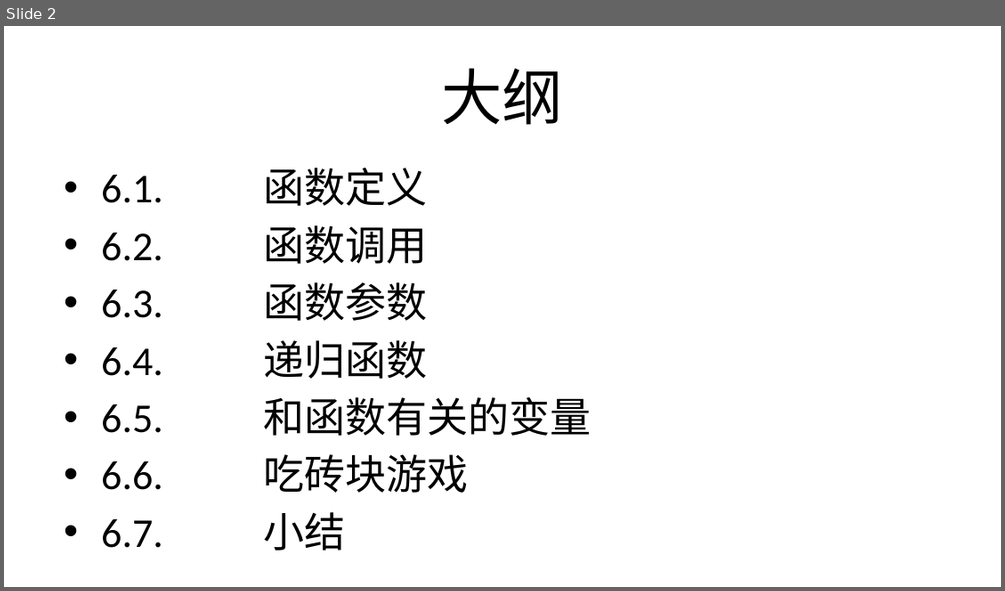
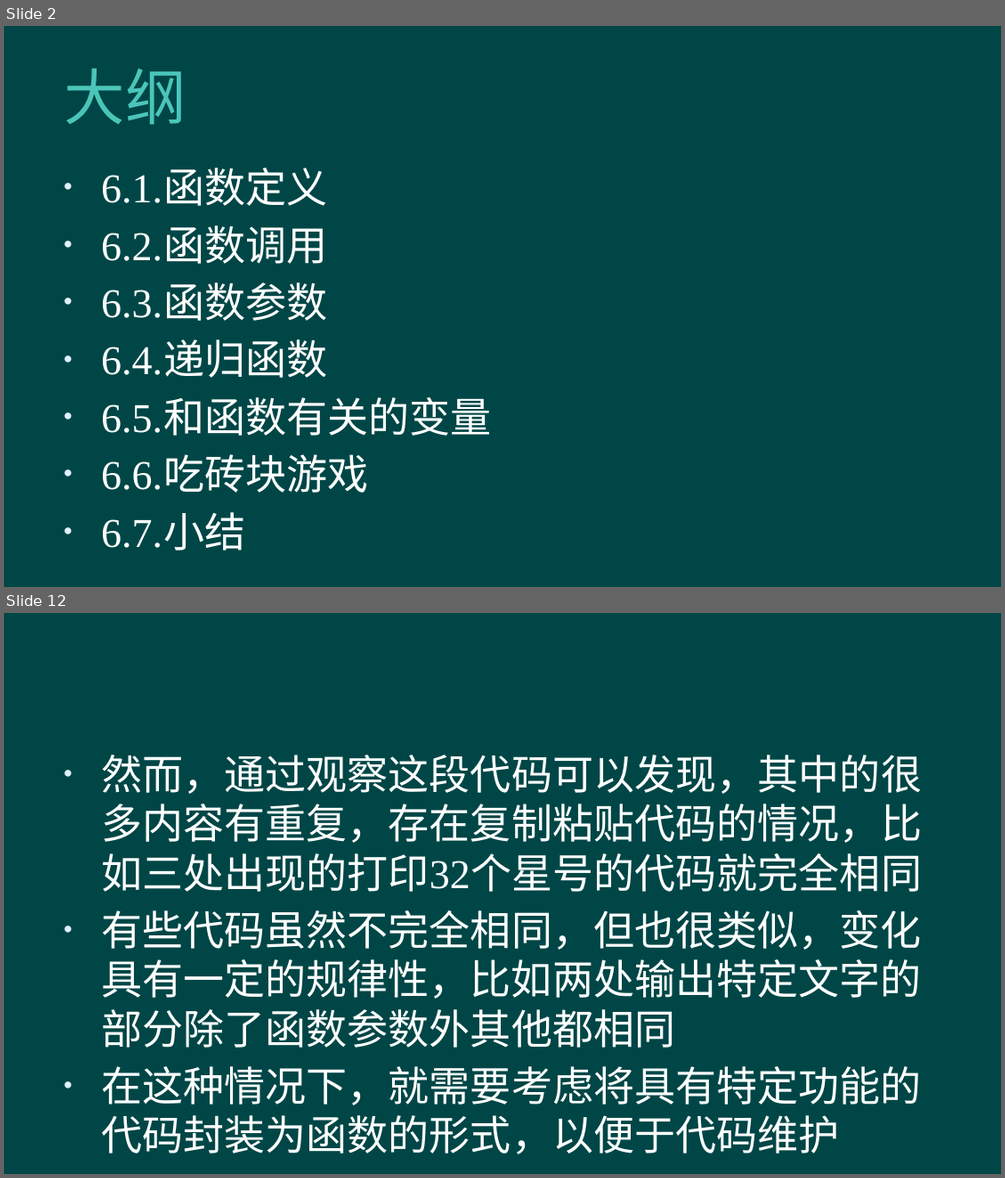
Before and after one commit to hanhonglei/Course_BasicGameProgramming, a slide deck: 第6章 函数及模块化程序设计/第6章 函数及模块化程序设计.pptx. Shown one above the other, each under a label of ours: slide 2 before the commit, slides 2 and 12 after it; the slides between them are not shown. The pictures are 1005x591 and 1005x1178 pixels, drawn with LibreOffice and Linux fonts; fonts in the diff are those of the drawing; background and template pictures are left out. Boxes give left, top, right and bottom in pixels: in the first picture for what was removed or moved away, otherwise in the second. Text is boxed around its words. In the diff, an @@ line names an element or a change of style, - is before the commit and + after.

```diff
--- a/第6章 函数及模块化程序设计/第6章 函数及模块化程序设计.pptx
+++ b/第6章 函数及模块化程序设计/第6章 函数及模块化程序设计.pptx
@@ slide 12 added at box(4, 613, 1001, 1174), background #004646 @@
@@ text added at box(101, 755, 922, 1154), 29.6 pt, text #FFFFFF @@
+• 然而，通过观察这段代码可以发现，其中的很多内容有重复，存在复制粘贴代码的情况，比如三处出现的打印32个星号的代码就完全相同
+• 有些代码虽然不完全相同，但也很类似，变化具有一定的规律性，比如两处输出特定文字的部分除了函数参数外其他都相同
+• 在这种情况下，就需要考虑将具有特定功能的代码封装为函数的形式，以便于代码维护
@@ slide 2 changed as well @@
@@ background #FFFFFF to #004646 @@
@@ title "大纲" at box(64, 68, 186, 125): font Calibri to Lato, text colour #000000 to #4BC5B9, letter spacing 0 to 0.5 pt; alignment centre to left @@
@@ text "6.1. 函数定义" at box(101, 171, 491, 492): font Calibri to Times New Roman, text colour #000000 to #FFFFFF @@
```
Also in this commit, not shown: 1 other slide changed, 45 other slides added, 1 other file.
